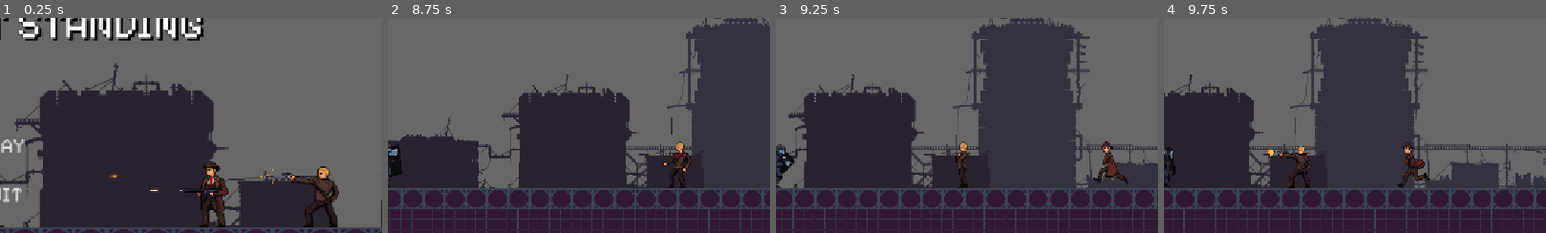
Above: before the commit, frames 1-4 (left to right).
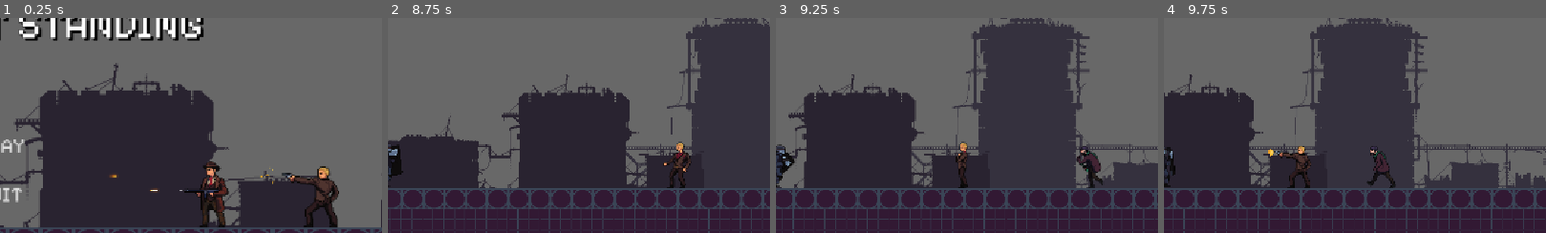
Above: after the commit, the same moments.

Repository: naufal-ramadhan/IndividualGameDev
Game: Godot game, scene res://menus/main_menu/main_menu.tscn
The game is run twice, just before and just after one commit, with the same random seed, the same clock (stepped at 60 frames per second) and the same inputs.
Inputs (mouse positions are % of the whole screen's width and height, from its top left):
- Up to frame 1 (0.25 s): no input
- Up to frame 2 (8.75 s): click "PLAY" at 0.5 s; move the mouse to (72, 45) at 1.27 s; hold Shift (run) 1.28-2.03 s; hold D (move_right) 1.28-2.78 s; move the mouse to (30, 55) at 2.02 s; tap Shift (run) at 2.1, 3.05, 3.8, 5.1, 6.8, 8.3 s; move the mouse to (60, 28) at 2.77 s; hold A (move_left) 2.78-3.53 s; hold Right mouse button (shield) 2.78-3.53 s; move the mouse to (45, 70) at 3.52 s; hold D (move_right) 3.53-5.03 s; tap F (shield_bash) at 3.6, 7.35 s; move the mouse to (80, 65) at 4.27 s; hold Shift (run) 4.28-5.03 s; click (80, 65) at 4.35 s; move the mouse to (20, 35) at 5.02 s; hold A (move_left) 5.03-5.78 s; move the mouse to (55, 50) at 5.77 s; hold D (move_right) 5.78-6.53 s; hold Shift (run) 5.78-6.53 s; move the mouse to (35, 25) at 6.52 s; hold A (move_left) 6.53-8.03 s; right-click (35, 25) at 6.6 s; move the mouse to (72, 45) at 7.27 s; hold Shift (run) 7.28-8.03 s; move the mouse to (30, 55) at 8.02 s; hold D (move_right) from 8.03 s (still down); click (30, 55) at 8.1 s
- Up to frame 3 (9.25 s): keep holding D (move_right); move the mouse to (60, 28) at 8.77 s; hold Shift (run) from 8.78 s (still down)
- Up to frame 4 (9.75 s): keep holding D (move_right); move the mouse to (45, 70) at 9.52 s; release Shift (run) at 9.53 s; tap Shift (run) at 9.6 s
The pictures show only the part of the screen within x 50-100%, y 20-70%; the shares and areas given below are measured in that part.

Frames 1-2 are identical in both runs. In frame 3, 1.1% of the frame differs, in the area x 78-92%, y 57-80%; in frame 4, 0.9%.

Commit message:
feat: add charger enemy type (gangster_charger).

Diff:
--- /dev/null
+++ b/characters/enemies/gangster_charger/GangsterCharger.tscn
@@ -0,0 +1,601 @@
+[gd_scene format=3 uid="uid://kxyo8x5ol3ao"]
+
+[ext_resource type="Script" uid="uid://0iab33mn4yqa" path="res://characters/enemies/gangster_charger/gangster_charger.gd" id="1_slg7u"]
+[ext_resource type="PackedScene" uid="uid://dhwv77o5c5chb" path="res://power_ups/ammo/ammo.tscn" id="2_xpj6f"]
+[ext_resource type="PackedScene" uid="uid://vm1unr54rjaq" path="res://power_ups/nuke/nuke.tscn" id="3_xgvcy"]
+[ext_resource type="PackedScene" uid="uid://b1lienqoaujf" path="res://power_ups/health/health.tscn" id="4_3bnci"]
+[ext_resource type="Texture2D" uid="uid://bd44e88ac3lf0" path="res://assets/enemies/gangster_charger/Attack_1.png" id="5_4o7rh"]
+[ext_resource type="Texture2D" uid="uid://6i7gbfup33pi" path="res://assets/enemies/gangster_charger/Attack_2.png" id="6_pbdck"]
+[ext_resource type="Texture2D" uid="uid://x5kfqysgogvc" path="res://assets/enemies/gangster_charger/Dead.png" id="7_7eo5q"]
+[ext_resource type="Texture2D" uid="uid://dne7x3cbw0wbf" path="res://assets/enemies/gangster_charger/Hurt.png" id="8_1366v"]
+[ext_resource type="Texture2D" uid="uid://ctvnjw647dcnx" path="res://assets/enemies/gangster_charger/Idle.png" id="9_hab1o"]
+[ext_resource type="Texture2D" uid="uid://degppmxp64sqp" path="res://assets/enemies/gangster_charger/Idle_2.png" id="10_14xnm"]
+[ext_resource type="Texture2D" uid="uid://c5bs6l6dhsxdm" path="res://assets/enemies/gangster_charger/Run.png" id="11_gjpdf"]
+[ext_resource type="Texture2D" uid="uid://bmtvyd3hxrn4s" path="res://assets/enemies/gangster_charger/Special.png" id="12_f3gwp"]
+[ext_resource type="Texture2D" uid="uid://bpvoluie3fb88" path="res://assets/enemies/gangster_charger/Walk.png" id="13_sch4w"]
+[ext_resource type="AudioStream" uid="uid://c1meenix4i3u2" path="res://assets/SFX/Punch.mp3" id="14_xgvcy"]
+
+[sub_resource type="AtlasTexture" id="AtlasTexture_ukgeq"]
+atlas = ExtResource("5_4o7rh")
+region = Rect2(0, 0, 128, 128)
+
+[sub_resource type="AtlasTexture" id="AtlasTexture_b5nxo"]
+atlas = ExtResource("5_4o7rh")
+region = Rect2(128, 0, 128, 128)
+
+[sub_resource type="AtlasTexture" id="AtlasTexture_i6jw5"]
+atlas = ExtResource("5_4o7rh")
+region = Rect2(256, 0, 128, 128)
+
+[sub_resource type="AtlasTexture" id="AtlasTexture_5m22w"]
+atlas = ExtResource("5_4o7rh")
+region = Rect2(384, 0, 128, 128)
+
+[sub_resource type="AtlasTexture" id="AtlasTexture_1476g"]
+atlas = ExtResource("5_4o7rh")
+region = Rect2(512, 0, 128, 128)
+
+[sub_resource type="AtlasTexture" id="AtlasTexture_5kpmd"]
+atlas = ExtResource("6_pbdck")
+region = Rect2(0, 0, 128, 128)
+
+[sub_resource type="AtlasTexture" id="AtlasTexture_0abmo"]
+atlas = ExtResource("6_pbdck")
+region = Rect2(128, 0, 128, 128)
+
+[sub_resource type="AtlasTexture" id="AtlasTexture_yveog"]
+atlas = ExtResource("6_pbdck")
+region = Rect2(256, 0, 128, 128)
+
+[sub_resource type="AtlasTexture" id="AtlasTexture_b7tfq"]
+atlas = ExtResource("11_gjpdf")
+region = Rect2(0, 0, 128, 128)
+
+[sub_resource type="AtlasTexture" id="AtlasTexture_tqvwg"]
+atlas = ExtResource("11_gjpdf")
+region = Rect2(128, 0, 128, 128)
+
+[sub_resource type="AtlasTexture" id="AtlasTexture_d2juc"]
+atlas = ExtResource("11_gjpdf")
+region = Rect2(256, 0, 128, 128)
+
+[sub_resource type="AtlasTexture" id="AtlasTexture_57qn6"]
+atlas = ExtResource("11_gjpdf")
+region = Rect2(384, 0, 128, 128)
+
+[sub_resource type="AtlasTexture" id="AtlasTexture_6qo76"]
+atlas = ExtResource("11_gjpdf")
+region = Rect2(512, 0, 128, 128)
+
+[sub_resource type="AtlasTexture" id="AtlasTexture_r7gn8"]
+atlas = ExtResource("11_gjpdf")
+region = Rect2(640, 0, 128, 128)
+
+[sub_resource type="AtlasTexture" id="AtlasTexture_wb4bk"]
+atlas = ExtResource("11_gjpdf")
+region = Rect2(768, 0, 128, 128)
+
+[sub_resource type="AtlasTexture" id="AtlasTexture_jvula"]
+atlas = ExtResource("11_gjpdf")
+region = Rect2(896, 0, 128, 128)
+
+[sub_resource type="AtlasTexture" id="AtlasTexture_wc3ts"]
+atlas = ExtResource("7_7eo5q")
+region = Rect2(0, 0, 128, 128)
+
+[sub_resource type="AtlasTexture" id="AtlasTexture_cyfnt"]
+atlas = ExtResource("7_7eo5q")
+region = Rect2(128, 0, 128, 128)
+
+[sub_resource type="AtlasTexture" id="AtlasTexture_axfq6"]
+atlas = ExtResource("7_7eo5q")
+region = Rect2(256, 0, 128, 128)
+
+[sub_resource type="AtlasTexture" id="AtlasTexture_38egl"]
+atlas = ExtResource("7_7eo5q")
+region = Rect2(384, 0, 128, 128)
+
+[sub_resource type="AtlasTexture" id="AtlasTexture_7ot35"]
+atlas = ExtResource("8_1366v")
+region = Rect2(0, 0, 128, 128)
+
+[sub_resource type="AtlasTexture" id="AtlasTexture_uimr2"]
+atlas = ExtResource("8_1366v")
+region = Rect2(128, 0, 128, 128)
+
+[sub_resource type="AtlasTexture" id="AtlasTexture_4bplu"]
+atlas = ExtResource("8_1366v")
+region = Rect2(256, 0, 128, 128)
+
+[sub_resource type="AtlasTexture" id="AtlasTexture_yn7im"]
+atlas = ExtResource("9_hab1o")
+region = Rect2(0, 0, 128, 128)
+
+[sub_resource type="AtlasTexture" id="AtlasTexture_kxq4u"]
+atlas = ExtResource("9_hab1o")
+region = Rect2(128, 0, 128, 128)
+
+[sub_resource type="AtlasTexture" id="AtlasTexture_8saha"]
+atlas = ExtResource("9_hab1o")
+region = Rect2(256, 0, 128, 128)
+
+[sub_resource type="AtlasTexture" id="AtlasTexture_8y7ca"]
+atlas = ExtResource("9_hab1o")
+region = Rect2(384, 0, 128, 128)
+
+[sub_resource type="AtlasTexture" id="AtlasTexture_eic3u"]
+atlas = ExtResource("9_hab1o")
+region = Rect2(512, 0, 128, 128)
+
+[sub_resource type="AtlasTexture" id="AtlasTexture_cm60v"]
+atlas = ExtResource("9_hab1o")
+region = Rect2(640, 0, 128, 128)
+
+[sub_resource type="AtlasTexture" id="AtlasTexture_fl4up"]
+atlas = ExtResource("10_14xnm")
+region = Rect2(0, 0, 128, 128)
+
+[sub_resource type="AtlasTexture" id="AtlasTexture_my12v"]
+atlas = ExtResource("10_14xnm")
+region = Rect2(128, 0, 128, 128)
+
+[sub_resource type="AtlasTexture" id="AtlasTexture_yyu1j"]
+atlas = ExtResource("10_14xnm")
+region = Rect2(256, 0, 128, 128)
+
+[sub_resource type="AtlasTexture" id="AtlasTexture_2feou"]
+atlas = ExtResource("10_14xnm")
+region = Rect2(384, 0, 128, 128)
+
+[sub_resource type="AtlasTexture" id="AtlasTexture_ccilc"]
+atlas = ExtResource("10_14xnm")
+region = Rect2(512, 0, 128, 128)
+
+[sub_resource type="AtlasTexture" id="AtlasTexture_7otrp"]
+atlas = ExtResource("10_14xnm")
+region = Rect2(640, 0, 128, 128)
+
+[sub_resource type="AtlasTexture" id="AtlasTexture_dnb70"]
+atlas = ExtResource("10_14xnm")
+region = Rect2(768, 0, 128, 128)
+
+[sub_resource type="AtlasTexture" id="AtlasTexture_vevr4"]
+atlas = ExtResource("10_14xnm")
+region = Rect2(896, 0, 128, 128)
+
+[sub_resource type="AtlasTexture" id="AtlasTexture_33f52"]
+atlas = ExtResource("10_14xnm")
+region = Rect2(1024, 0, 128, 128)
+
+[sub_resource type="AtlasTexture" id="AtlasTexture_dumo8"]
+atlas = ExtResource("10_14xnm")
+region = Rect2(1152, 0, 128, 128)
+
+[sub_resource type="AtlasTexture" id="AtlasTexture_fiqa7"]
+atlas = ExtResource("10_14xnm")
+region = Rect2(1280, 0, 128, 128)
+
+[sub_resource type="AtlasTexture" id="AtlasTexture_v7m6v"]
+atlas = ExtResource("12_f3gwp")
+region = Rect2(0, 0, 128, 128)
+
+[sub_resource type="AtlasTexture" id="AtlasTexture_ughed"]
+atlas = ExtResource("12_f3gwp")
+region = Rect2(128, 0, 128, 128)
+
+[sub_resource type="AtlasTexture" id="AtlasTexture_mdoxq"]
+atlas = ExtResource("12_f3gwp")
+region = Rect2(256, 0, 128, 128)
+
+[sub_resource type="AtlasTexture" id="AtlasTexture_ofbtc"]
+atlas = ExtResource("12_f3gwp")
+region = Rect2(384, 0, 128, 128)
+
+[sub_resource type="AtlasTexture" id="AtlasTexture_as5c3"]
+atlas = ExtResource("12_f3gwp")
+region = Rect2(512, 0, 128, 128)
+
+[sub_resource type="AtlasTexture" id="AtlasTexture_nd2e2"]
+atlas = ExtResource("12_f3gwp")
+region = Rect2(640, 0, 128, 128)
+
+[sub_resource type="AtlasTexture" id="AtlasTexture_ru2p6"]
+atlas = ExtResource("12_f3gwp")
+region = Rect2(768, 0, 128, 128)
+
+[sub_resource type="AtlasTexture" id="AtlasTexture_updhn"]
+atlas = ExtResource("12_f3gwp")
+region = Rect2(896, 0, 128, 128)
+
+[sub_resource type="AtlasTexture" id="AtlasTexture_h2e8e"]
+atlas = ExtResource("12_f3gwp")
+region = Rect2(1024, 0, 128, 128)
+
+[sub_resource type="AtlasTexture" id="AtlasTexture_o2nvi"]
+atlas = ExtResource("12_f3gwp")
+region = Rect2(1152, 0, 128, 128)
+
+[sub_resource type="AtlasTexture" id="AtlasTexture_pkfxr"]
+atlas = ExtResource("12_f3gwp")
+region = Rect2(1280, 0, 128, 128)
+
+[sub_resource type="AtlasTexture" id="AtlasTexture_ji3fr"]
+atlas = ExtResource("12_f3gwp")
+region = Rect2(1408, 0, 128, 128)
+
+[sub_resource type="AtlasTexture" id="AtlasTexture_dgvc1"]
+atlas = ExtResource("12_f3gwp")
+region = Rect2(1536, 0, 128, 128)
+
+[sub_resource type="AtlasTexture" id="AtlasTexture_u3qqu"]
+atlas = ExtResource("13_sch4w")
+region = Rect2(0, 0, 128, 128)
+
+[sub_resource type="AtlasTexture" id="AtlasTexture_qvd1t"]
+atlas = ExtResource("13_sch4w")
+region = Rect2(128, 0, 128, 128)
+
+[sub_resource type="AtlasTexture" id="AtlasTexture_21hrm"]
+atlas = ExtResource("13_sch4w")
+region = Rect2(256, 0, 128, 128)
+
+[sub_resource type="AtlasTexture" id="AtlasTexture_xwjgt"]
+atlas = ExtResource("13_sch4w")
+region = Rect2(384, 0, 128, 128)
+
+[sub_resource type="AtlasTexture" id="AtlasTexture_mptmt"]
+atlas = ExtResource("13_sch4w")
+region = Rect2(512, 0, 128, 128)
+
+[sub_resource type="AtlasTexture" id="AtlasTexture_dbaqt"]
+atlas = ExtResource("13_sch4w")
+region = Rect2(640, 0, 128, 128)
+
+[sub_resource type="AtlasTexture" id="AtlasTexture_xho35"]
+atlas = ExtResource("13_sch4w")
+region = Rect2(768, 0, 128, 128)
+
+[sub_resource type="AtlasTexture" id="AtlasTexture_ns70q"]
+atlas = ExtResource("13_sch4w")
+region = Rect2(896, 0, 128, 128)
+
+[sub_resource type="SpriteFrames" id="SpriteFrames_ag1f3"]
+animations = [{
+"frames": [{
+"duration": 0.4,
+"texture": SubResource("AtlasTexture_ukgeq")
+}, {
+"duration": 0.4,
+"texture": SubResource("AtlasTexture_b5nxo")
+}, {
+"duration": 0.4,
+"texture": SubResource("AtlasTexture_i6jw5")
+}, {
+"duration": 0.4,
+"texture": SubResource("AtlasTexture_5m22w")
+}, {
+"duration": 0.4,
+"texture": SubResource("AtlasTexture_1476g")
+}],
+"loop": true,
+"name": &"attack1",
+"speed": 5.0
+}, {
+"frames": [{
+"duration": 0.4,
+"texture": SubResource("AtlasTexture_5kpmd")
+}, {
+"duration": 0.4,
+"texture": SubResource("AtlasTexture_0abmo")
+}, {
+"duration": 0.4,
+"texture": SubResource("AtlasTexture_yveog")
+}],
+"loop": true,
+"name": &"attack2",
+"speed": 5.0
+}, {
+"frames": [{
+"duration": 0.4,
+"texture": SubResource("AtlasTexture_b7tfq")
+}, {
+"duration": 0.4,
+"texture": SubResource("AtlasTexture_tqvwg")
+}, {
+"duration": 0.4,
+"texture": SubResource("AtlasTexture_d2juc")
+}, {
+"duration": 0.4,
+"texture": SubResource("AtlasTexture_57qn6")
+}, {
+"duration": 0.4,
+"texture": SubResource("AtlasTexture_6qo76")
+}, {
+"duration": 0.4,
+"texture": SubResource("AtlasTexture_r7gn8")
+}, {
+"duration": 0.4,
+"texture": SubResource("AtlasTexture_wb4bk")
+}, {
+"duration": 0.4,
+"texture": SubResource("AtlasTexture_jvula")
+}],
+"loop": true,
+"name": &"charge",
+"speed": 5.0
+}, {
+"frames": [{
+"duration": 0.4,
+"texture": SubResource("AtlasTexture_wc3ts")
+}, {
+"duration": 0.4,
+"texture": SubResource("AtlasTexture_cyfnt")
+}, {
+"duration": 0.4,
+"texture": SubResource("AtlasTexture_axfq6")
+}, {
+"duration": 0.4,
+"texture": SubResource("AtlasTexture_38egl")
+}],
+"loop": false,
+"name": &"dead",
+"speed": 5.0
+}, {
+"frames": [{
+"duration": 0.4,
+"texture": SubResource("AtlasTexture_7ot35")
+}, {
+"duration": 0.4,
+"texture": SubResource("AtlasTexture_uimr2")
+}, {
+"duration": 0.4,
+"texture": SubResource("AtlasTexture_4bplu")
+}],
+"loop": false,
+"name": &"hurt",
+"speed": 5.0
+}, {
+"frames": [{
+"duration": 0.4,
+"texture": SubResource("AtlasTexture_yn7im")
+}, {
+"duration": 0.4,
+"texture": SubResource("AtlasTexture_kxq4u")
+}, {
+"duration": 0.4,
+"texture": SubResource("AtlasTexture_8saha")
+}, {
+"duration": 0.4,
+"texture": SubResource("AtlasTexture_8y7ca")
+}, {
+"duration": 0.4,
+"texture": SubResource("AtlasTexture_eic3u")
+}, {
+"duration": 0.4,
+"texture": SubResource("AtlasTexture_cm60v")
+}],
+"loop": true,
+"name": &"idle1",
+"speed": 5.0
+}, {
+"frames": [{
+"duration": 0.4,
+"texture": SubResource("AtlasTexture_fl4up")
+}, {
+"duration": 0.4,
+"texture": SubResource("AtlasTexture_my12v")
+}, {
+"duration": 0.4,
+"texture": SubResource("AtlasTexture_yyu1j")
+}, {
+"duration": 0.4,
+"texture": SubResource("AtlasTexture_2feou")
+}, {
+"duration": 0.4,
+"texture": SubResource("AtlasTexture_ccilc")
+}, {
+"duration": 0.4,
+"texture": SubResource("AtlasTexture_7otrp")
+}, {
+"duration": 0.4,
+"texture": SubResource("AtlasTexture_dnb70")
+}, {
+"duration": 0.4,
+"texture": SubResource("AtlasTexture_vevr4")
+}, {
+"duration": 0.4,
+"texture": SubResource("AtlasTexture_33f52")
+}, {
+"duration": 0.4,
+"texture": SubResource("AtlasTexture_dumo8")
+}, {
+"duration": 0.4,
+"texture": SubResource("AtlasTexture_fiqa7")
+}],
+"loop": true,
+"name": &"idle2",
+"speed": 5.0
+}, {
+"frames": [{
+"duration": 0.4,
+"texture": SubResource("AtlasTexture_b7tfq")
+}, {
+"duration": 0.4,
+"texture": SubResource("AtlasTexture_tqvwg")
+}, {
+"duration": 0.4,
+"texture": SubResource("AtlasTexture_d2juc")
+}, {
+"duration": 0.4,
+"texture": SubResource("AtlasTexture_57qn6")
+}, {
+"duration": 0.4,
+"texture": SubResource("AtlasTexture_6qo76")
+}, {
+"duration": 0.4,
+"texture": SubResource("AtlasTexture_r7gn8")
+}, {
+"duration": 0.4,
+"texture": SubResource("AtlasTexture_wb4bk")
+}, {
+"duration": 0.4,
+"texture": SubResource("AtlasTexture_jvula")
+}],
+"loop": true,
+"name": &"run",
+"speed": 5.0
+}, {
+"frames": [{
+"duration": 0.4,
+"texture": SubResource("AtlasTexture_b7tfq")
+}, {
+"duration": 0.4,
+"texture": SubResource("AtlasTexture_tqvwg")
+}, {
+"duration": 0.4,
+"texture": SubResource("AtlasTexture_d2juc")
+}, {
+"duration": 0.4,
+"texture": SubResource("AtlasTexture_57qn6")
+}, {
+"duration": 0.4,
+"texture": SubResource("AtlasTexture_6qo76")
+}, {
+"duration": 0.4,
+"texture": SubResource("AtlasTexture_r7gn8")
+}, {
+"duration": 0.4,
+"texture": SubResource("AtlasTexture_wb4bk")
+}, {
+"duration": 0.4,
+"texture": SubResource("AtlasTexture_jvula")
+}],
+"loop": true,
+"name": &"charge",
+"speed": 8.0
+}, {
+"frames": [{
+"duration": 0.4,
+"texture": SubResource("AtlasTexture_v7m6v")
+}, {
+"duration": 0.4,
+"texture": SubResource("AtlasTexture_ughed")
+}, {
+"duration": 0.4,
+"texture": SubResource("AtlasTexture_mdoxq")
+}, {
+"duration": 0.4,
+"texture": SubResource("AtlasTexture_ofbtc")
+}, {
+"duration": 0.4,
+"texture": SubResource("AtlasTexture_as5c3")
+}, {
+"duration": 0.4,
+"texture": SubResource("AtlasTexture_nd2e2")
+}, {
+"duration": 0.4,
+"texture": SubResource("AtlasTexture_ru2p6")
+}, {
+"duration": 0.4,
+"texture": SubResource("AtlasTexture_updhn")
+}, {
+"duration": 0.4,
+"texture": SubResource("AtlasTexture_h2e8e")
+}, {
+"duration": 0.4,
+"texture": SubResource("AtlasTexture_o2nvi")
+}, {
+"duration": 0.4,
+"texture": SubResource("AtlasTexture_pkfxr")
+}, {
+"duration": 0.4,
+"texture": SubResource("AtlasTexture_ji3fr")
+}, {
+"duration": 0.4,
+"texture": SubResource("AtlasTexture_dgvc1")
+}],
+"loop": false,
+"name": &"special",
+"speed": 5.0
+}, {
+"frames": [{
+"duration": 0.4,
+"texture": SubResource("AtlasTexture_u3qqu")
+}, {
+"duration": 0.4,
+"texture": SubResource("AtlasTexture_qvd1t")
+}, {
+"duration": 0.4,
+"texture": SubResource("AtlasTexture_21hrm")
+}, {
+"duration": 0.4,
+"texture": SubResource("AtlasTexture_xwjgt")
+}, {
+"duration": 0.4,
+"texture": SubResource("AtlasTexture_mptmt")
+}, {
+"duration": 0.4,
+"texture": SubResource("AtlasTexture_dbaqt")
+}, {
+"duration": 0.4,
+"texture": SubResource("AtlasTexture_xho35")
+}, {
+"duration": 0.4,
+"texture": SubResource("AtlasTexture_ns70q")
+}],
+"loop": true,
+"name": &"walk",
+"speed": 5.0
+}]
+
+[sub_resource type="CapsuleShape2D" id="CapsuleShape2D_4lofo"]
+radius = 14.0
+height = 66.0
+
+[sub_resource type="CircleShape2D" id="CircleShape2D_2w1rx"]
+radius = 150.0
+
+[sub_resource type="RectangleShape2D" id="RectangleShape2D_slg7u"]
+size = Vector2(8.875, 71)
+
+[node name="GangsterCharger" type="CharacterBody2D" unique_id=1698874819]
+collision_layer = 4
+collision_mask = 3
+script = ExtResource("1_slg7u")
+charge_trigger_distance = 230.0
+charge_speed = 460.0
+charge_duration = 0.75
+minimum_charge_visual_time = 0.22
+chase_speed = 145.0
+max_hp = 65.0
+drop_items = Array[PackedScene]([ExtResource("2_xpj6f"), ExtResource("3_xgvcy"), ExtResource("4_3bnci")])
+
+[node name="CharacterVisualAnimated" type="AnimatedSprite2D" parent="." unique_id=1529142760]
+sprite_frames = SubResource("SpriteFrames_ag1f3")
+animation = &"charge"
+
+[node name="CharacterHitBox" type="CollisionShape2D" parent="." unique_id=997627723]
+position = Vector2(0, 31)
+scale = Vector2(0.9985635, 1)
+shape = SubResource("CapsuleShape2D_4lofo")
+
+[node name="PlayerDetector" type="Area2D" parent="." unique_id=606925603]
+collision_layer = 0
+collision_mask = 2
+
+[node name="CollisionShape2D" type="CollisionShape2D" parent="PlayerDetector" unique_id=1140713861]
+position = Vector2(-5, 33)
+scale = Vector2(1, 0.9826387)
+shape = SubResource("CircleShape2D_2w1rx")
+
+[node name="AttackRange" type="Area2D" parent="." unique_id=280615004]
+position = Vector2(34, 30)
+collision_layer = 0
+collision_mask = 2
+
+[node name="CollisionShape2D" type="CollisionShape2D" parent="AttackRange" unique_id=1203687933]
+position = Vector2(-14.4375, 0)
+shape = SubResource("RectangleShape2D_slg7u")
+
+[node name="PunchSFX" type="AudioStreamPlayer2D" parent="." unique_id=346733075]
+stream = ExtResource("14_xgvcy")
--- /dev/null
+++ b/characters/enemies/gangster_charger/gangster_charger.gd
@@ -0,0 +1,185 @@
+extends PatrollingEnemy
+
+@export var melee_damage: float = 18.0
+@export var charge_trigger_distance: float = 260.0
+@export var charge_speed: float = 520.0
+@export var charge_duration: float = 0.45
+@export var minimum_charge_visual_time: float = 0.18
+
+var is_attacking = false
+var can_attack = true
+var player_in_attack_range = false
+var is_winding_up_charge = false
+var is_charging = false
+var has_charged = false
+var has_hit_during_charge = false
+var charge_direction = 1
+var charge_time_left = 0.0
+var charge_visual_time_left = 0.0
+
+@onready var anim = $CharacterVisualAnimated
+@onready var detector = $PlayerDetector
+@onready var attack_range = $AttackRange
+
+func _ready():
+	detector.body_entered.connect(_on_player_entered)
+	attack_range.body_entered.connect(_on_attack_range_entered)
+	attack_range.body_exited.connect(_on_attack_range_exited)
+
+func _physics_process(delta):
+	if is_dead:
+		velocity.x = 0
+		if not is_on_floor(): velocity.y += gravity * delta
+		move_and_slide()
+		update_animations()
+		return
+
+	velocity.x += knockback_force.x
+	knockback_force.x = move_toward(knockback_force.x, 0, 800 * delta)
+	if not is_on_floor(): velocity.y += gravity * delta
+
+	if is_hurt:
+		is_winding_up_charge = false
+		is_charging = false
+		velocity.x = move_toward(velocity.x, 0, 4000 * delta)
+		move_and_slide()
+		update_animations()
+		return
+
+	if is_attacking or is_winding_up_charge:
+		velocity.x = 0
+	elif is_charging:
+		velocity.x = charge_direction * charge_speed
+		charge_time_left -= delta
+		charge_visual_time_left -= delta
+		if charge_visual_time_left <= 0.0 and player_in_attack_range and not has_hit_during_charge and player_target != null:
+			hit_player_during_charge(player_target)
+		if charge_time_left <= 0.0:
+			finish_charge()
+	elif is_chasing and player_target != null:
+		var direction = sign(player_target.global_position.x - global_position.x)
+		if direction == 0:
+			direction = -1 if anim.flip_h else 1
+		flip_character(direction)
+		var distance_to_player = abs(player_target.global_position.x - global_position.x)
+
+		if not has_charged and distance_to_player <= charge_trigger_distance:
+			start_charge(direction)
+		elif player_in_attack_range:
+			velocity.x = 0
+			if can_attack: attack(player_target)
+		else:
+			velocity.x = direction * chase_speed
+	else:
+		if can_patrol:
+			do_patrol(delta)
+		else:
+			velocity.x = move_toward(velocity.x, 0, chase_speed)
+
+	move_and_slide()
+	update_animations()
+
+func start_charge(direction):
+	if has_charged or is_winding_up_charge or is_charging:
+		return
+	has_charged = true
+	is_winding_up_charge = true
+	charge_direction = direction
+	flip_character(charge_direction)
+	velocity.x = 0
+	anim.play("special")
+
+	await anim.animation_finished
+
+	if is_dead or is_hurt:
+		is_winding_up_charge = false
+		return
+
+	is_winding_up_charge = false
+	is_charging = true
+	has_hit_during_charge = false
+	charge_time_left = charge_duration
+	charge_visual_time_left = minimum_charge_visual_time
+	velocity.x = charge_direction * charge_speed
+	anim.play("charge")
+
+func finish_charge():
+	if not is_charging:
+		return
+	is_charging = false
+	has_hit_during_charge = true
+	velocity.x = 0
+
+func hit_player_during_charge(target):
+	has_hit_during_charge = true
+	if target.has_method("take_damage"):
+		target.take_damage(melee_damage, self)
+	finish_charge()
+
+func update_animations():
+	if is_dead:
+		if anim.animation != "dead": anim.play("dead")
+		return
+	if is_hurt:
+		if anim.animation != "hurt": anim.play("hurt")
+		return
+	if is_winding_up_charge:
+		if anim.animation != "special": anim.play("special")
+		return
+	if is_attacking:
+		return
+	if is_charging:
+		anim.play("charge")
+		return
+
+	if abs(velocity.x) > 5.0:
+		if is_chasing: anim.play("run")
+		else: anim.play("walk")
+	else:
+		play_idle_logic()
+
+func play_idle_logic():
+	if anim.animation == "idle2" and anim.is_playing(): return
+	if randf() < 0.005: anim.play("idle2")
+	else: anim.play("idle1")
+
+func flip_character(direction):
+	if direction > 0:
+		anim.flip_h = false
+		attack_range.position.x = 34
+	elif direction < 0:
+		anim.flip_h = true
+		attack_range.position.x = -6
+
+func attack(target):
+	is_attacking = true
+	is_charging = false
+	can_attack = false
+	var attack_list = ["attack1", "attack2"]
+	anim.play(attack_list.pick_random())
+	if has_node("PunchSFX"):
+		$PunchSFX.play()
+
+	if target.has_method("take_damage"):
+		target.take_damage(melee_damage, self)
+
+	await get_tree().create_timer(0.6).timeout
+	is_attacking = false
+	await get_tree().create_timer(1.0).timeout
+	can_attack = true
+
+func die():
+	super.die()
+	attack_range.set_deferred("monitoring", false)
+	detector.set_deferred("monitoring", false)
+
+func _on_attack_range_entered(body):
+	if body.name == "Player": player_in_attack_range = true
+
+func _on_attack_range_exited(body):
+	if body.name == "Player": player_in_attack_range = false
+
+func _on_player_entered(body):
+	if body.name == "Player":
+		player_target = body
+		is_chasing = true
--- a/levels/Level1.tscn
+++ b/levels/Level1.tscn
@@ -12,6 +12,7 @@
 [ext_resource type="PackedScene" uid="uid://dh7jy6e67crmg" path="res://characters/enemies/gangster_shooter/GangsterShooter.tscn" id="11_j4pg1"]
 [ext_resource type="PackedScene" uid="uid://kxyo8x5ol3ao" path="res://characters/enemies/gangster_melee/GangsterMelee.tscn" id="12_nu2w0"]
 [ext_resource type="PackedScene" uid="uid://bpoadddwcgoij" path="res://characters/enemies/gangster_shooter/GangsterPistol.tscn" id="13_rv5to"]
+[ext_resource type="PackedScene" path="res://characters/enemies/gangster_charger/GangsterCharger.tscn" id="15_chrg1"]
 [ext_resource type="AudioStream" uid="uid://5xspe6djbu3x" path="res://assets/BGM/BGM.mp3" id="14_nu2w0"]
 [ext_resource type="PackedScene" uid="uid://bbrjuwa1m21uu" path="res://characters/player/Player.tscn" id="101_vkckm"]
 
@@ -99,7 +100,7 @@
 shape = SubResource("RectangleShape2D_lbu4x")
 
 [node name="EnemySpawner" parent="." unique_id=13670902 instance=ExtResource("10_vcl05")]
-list_musuh = Array[PackedScene]([ExtResource("11_j4pg1"), ExtResource("12_nu2w0"), ExtResource("13_rv5to")])
+list_musuh = Array[PackedScene]([ExtResource("11_j4pg1"), ExtResource("12_nu2w0"), ExtResource("13_rv5to"), ExtResource("15_chrg1")])
 
 [node name="SpawnKiri" type="Marker2D" parent="EnemySpawner" unique_id=212379002]
 position = Vector2(-636, 572)
Not shown, added: characters/enemies/gangster_charger/gangster_charger.gd.uid
